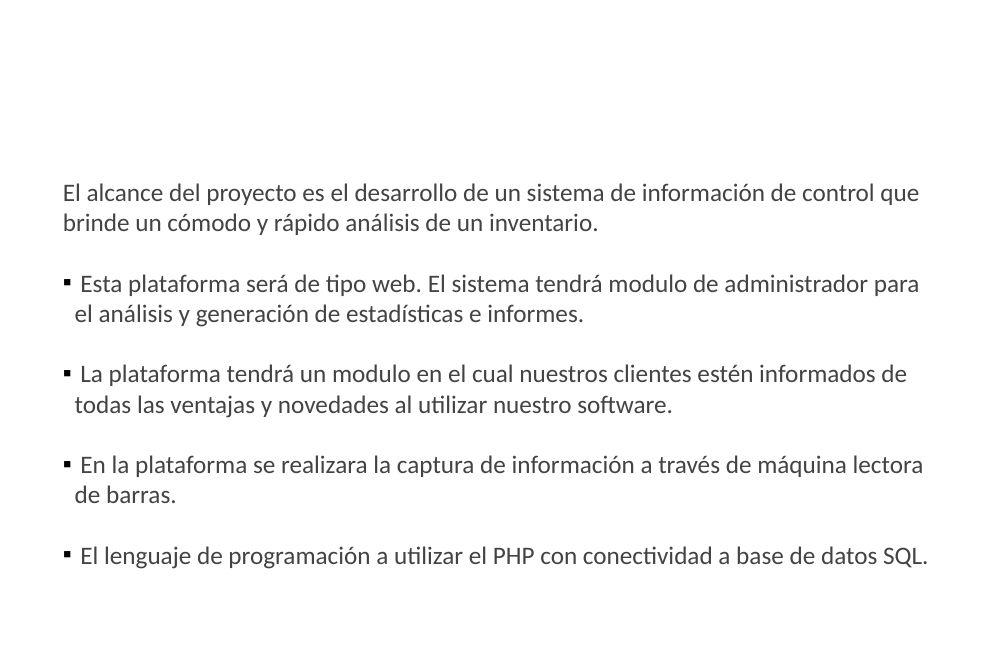
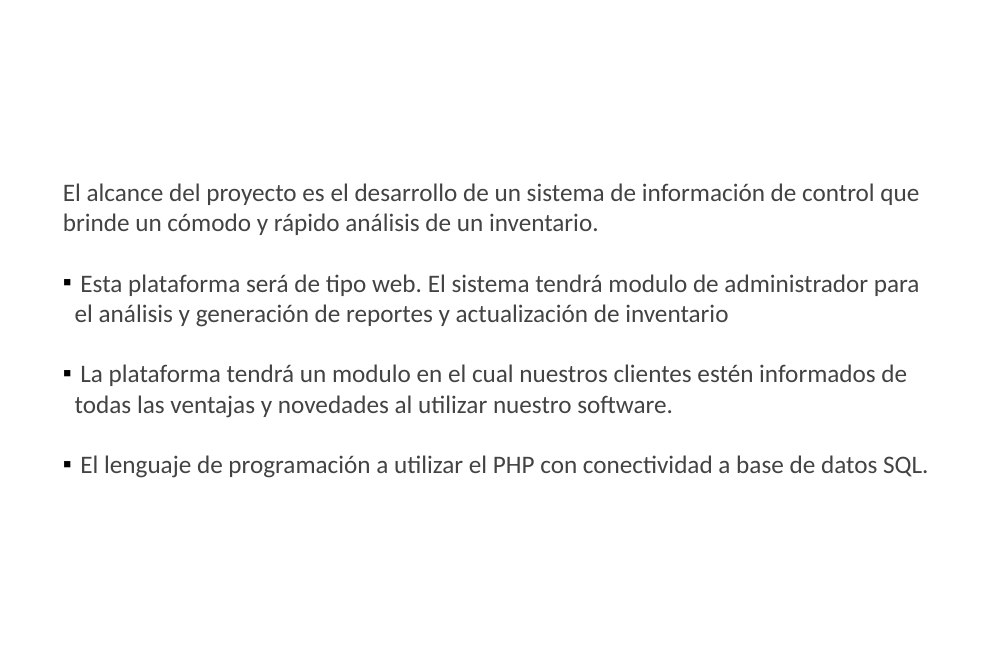
Before and after one commit to juanpa2723/INVENTARIO, a slide deck: slide 8 of Proyecto Inventario PDF/Proyecto Inventario.pptx (slide 9 before the commit). Drawn at 1008x651 pixels with LibreOffice and Linux fonts; fonts in the diff are those of the drawing; background and template pictures are left out. Boxes give left, top, right and bottom in pixels: in the first picture for what was removed or moved away, otherwise in the second. Text is boxed around its words. In the diff, an @@ line names an element or a change of style, - is before the commit and + after.

```diff
--- a/Proyecto Inventario PDF/Proyecto Inventario.pptx
+++ b/Proyecto Inventario PDF/Proyecto Inventario.pptx
@@ text at (x1=75, y1=274, x2=920, y2=327): text changed @@
-▪ Esta plataforma será de tipo web. El sistema tendrá modulo de administrador para el análisis y generación de estadísticas e informes.
+▪ Esta plataforma será de tipo web. El sistema tendrá modulo de administrador para el análisis y generación de reportes y actualización de inventario
@@ text at (x1=75, y1=455, x2=924, y2=503): paragraph removed @@
-▪ En la plataforma se realizara la captura de información a través de máquina lectora de barras.
```
Also in this commit, not shown: 18 other slides changed, 2 slides added, 15 slides removed.
